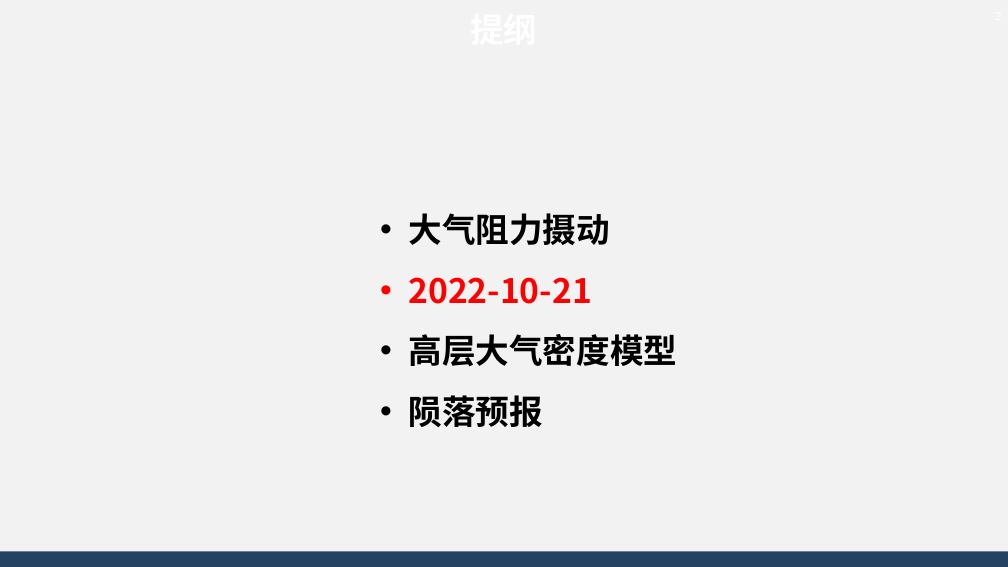
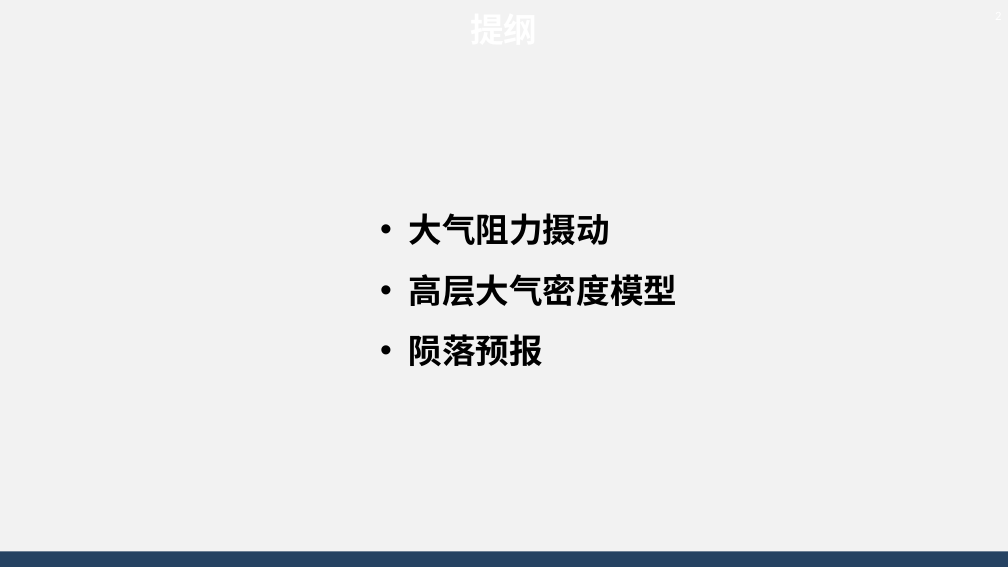
Before and after one commit to AsBackup/DAOSSA, a slide deck: slide 2 of 10 大气阻力摄动，大气密度模型，陨落预报.pptx. Drawn at 1008x567 pixels with LibreOffice and Linux fonts; fonts in the diff are those of the drawing; background and template pictures are left out. Boxes give left, top, right and bottom in pixels: in the first picture for what was removed or moved away, otherwise in the second. Text is boxed around its words. In the diff, an @@ line names an element or a change of style, - is before the commit and + after.

```diff
--- a/10 大气阻力摄动，大气密度模型，陨落预报.pptx
+++ b/10 大气阻力摄动，大气密度模型，陨落预报.pptx
@@ text at [408,277,591,304]: paragraph removed @@
-• 2022-10-21
```
Also in this commit, not shown: 3 other slides changed, 7 slides added, 5 slides removed.
